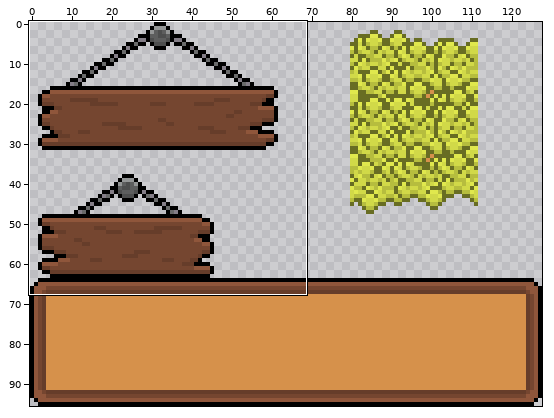
Sprite sheet, stored at assets/Arts/spritesheets/UISheet.png. The first picture is a wide view before the edit; the outline marks the close-up.
Close-up. Old version:
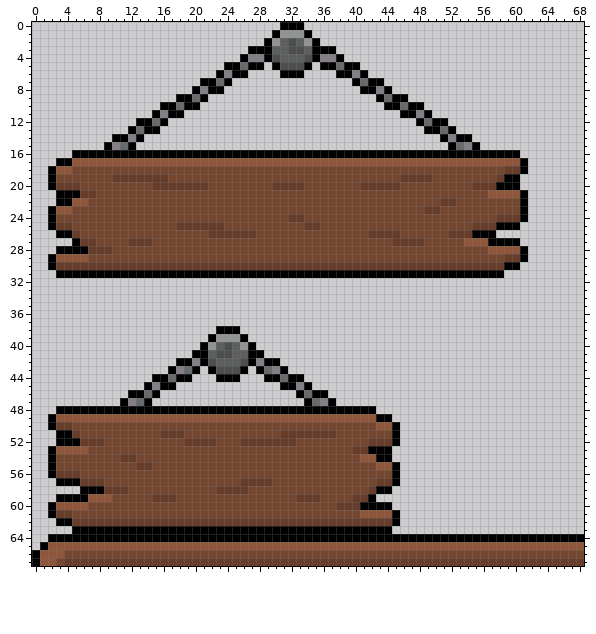
The file is 128x96 pixels. Shown: x 0..68, y 0..67. The commit also changed other parts of the picture, which this record leaves out.
The result:
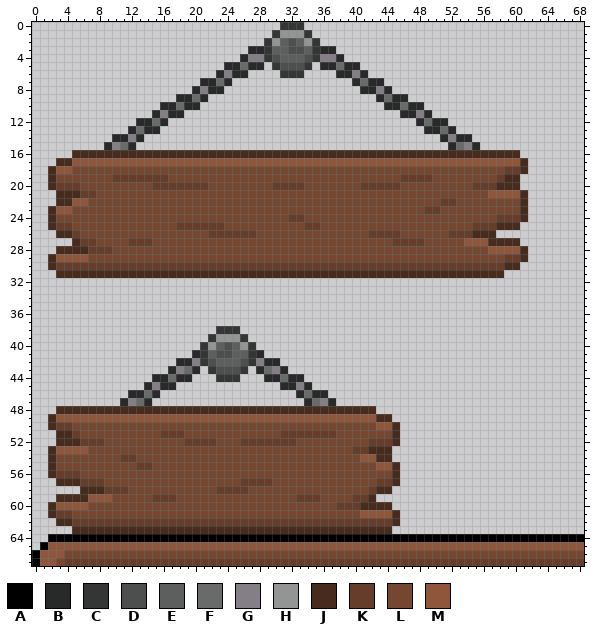
Palette (. is transparent): A #000000  B #282929  C #343636  D #4d4e4e  E #5d5e5e  F #696a6a  G #847e87  H #939595  J #472b1d  K #663d2a  L #754630  M #8f563b
What changed:
Changed rows in their new state; - is an unchanged pixel.
first column x 2:
 0 -----------------------------CCC----------------------------
 1 ----------------------------C---C---------------------------
 2 ---------------------------C-----C--------------------------
 3 -------------------------BBC-----CBB------------------------
 4 ------------------------B--C-----C--B-----------------------
 5 ----------------------BB-BB-C---C-BB-BB---------------------
 6 ---------------------B-BB----CCC----BB-B--------------------
 7 -------------------BB-B---------------B-BB------------------
 8 ------------------B-BB-----------------BB-B-----------------
 9 ----------------BB-B---------------------B-BB---------------
10 --------------BB-BB-----------------------BB-BB-------------
11 -------------B-BB---------------------------BB-B------------
12 -----------BB-B-------------------------------B-BB----------
13 ----------B-BB---------------------------------BB-B---------
14 --------BB-B-------------------------------------B-BB-------
15 -------B--B---------------------------------------B--B------
16 ---JJJJJJJJJJJJJJJJJJJJJJJJJJJJJJJJJJJJJJJJJJJJJJJJJJJJJJJJ-
17 -JJ--------------------------------------------------------J
18 J----------------------------------------------------------J
19 J--------------------------------------------------------JJ-
20 J-------------------------------------------------------JJJ-
21 -JJJ-------------------------------------------------------J
22 -JJ--------------------------------------------------------J
23 J----------------------------------------------------------J
24 J----------------------------------------------------------J
25 J-------------------------------------------------------JJJ-
26 -JJ--------------------------------------------------JJJ----
27 ---J---------------------------------------------------JJJJ-
28 -JJJJ------------------------------------------------------J
29 J----------------------------------------------------------J
30 J--------------------------------------------------------JJ-
31 -JJJJJJJJJJJJJJJJJJJJJJJJJJJJJJJJJJJJJJJJJJJJJJJJJJJJJJJJ---
first column x 2:
38 ---------------------CCC--------------------
39 --------------------C---C-------------------
40 -------------------C-----C------------------
41 ------------------BC-----CB-----------------
42 ----------------BB-C-----C-BB---------------
43 ---------------B--B-C---C-B--B--------------
44 -------------BB-BB---CCC---BB-BB------------
45 ------------B-BB-------------BB-B-----------
46 ----------BB-B-----------------B-BB---------
47 ---------B--B-------------------B--B--------
48 -JJJJJJJJJJJJJJJJJJJJJJJJJJJJJJJJJJJJJJJJ---
49 J----------------------------------------JJ-
50 J------------------------------------------J
51 -JJ----------------------------------------J
52 -JJJ---------------------------------------J
53 J---------------------------------------JJJ-
54 J----------------------------------------JJ-
55 J------------------------------------------J
56 J------------------------------------------J
57 -JJJ---------------------------------------J
58 ----JJJ----------------------------------JJ-
59 -JJJJ-----------------------------------J---
60 J--------------------------------------JJJJ-
61 J------------------------------------------J
62 -JJ----------------------------------------J
63 ---JJJJJJJJJJJJJJJJJJJJJJJJJJJJJJJJJJJJJJJJ-
Where, in picture pixels (left, top, right, bottom), the same in both close-ups:
changed: (48, 22, 528, 278)
changed: (48, 326, 400, 534)
